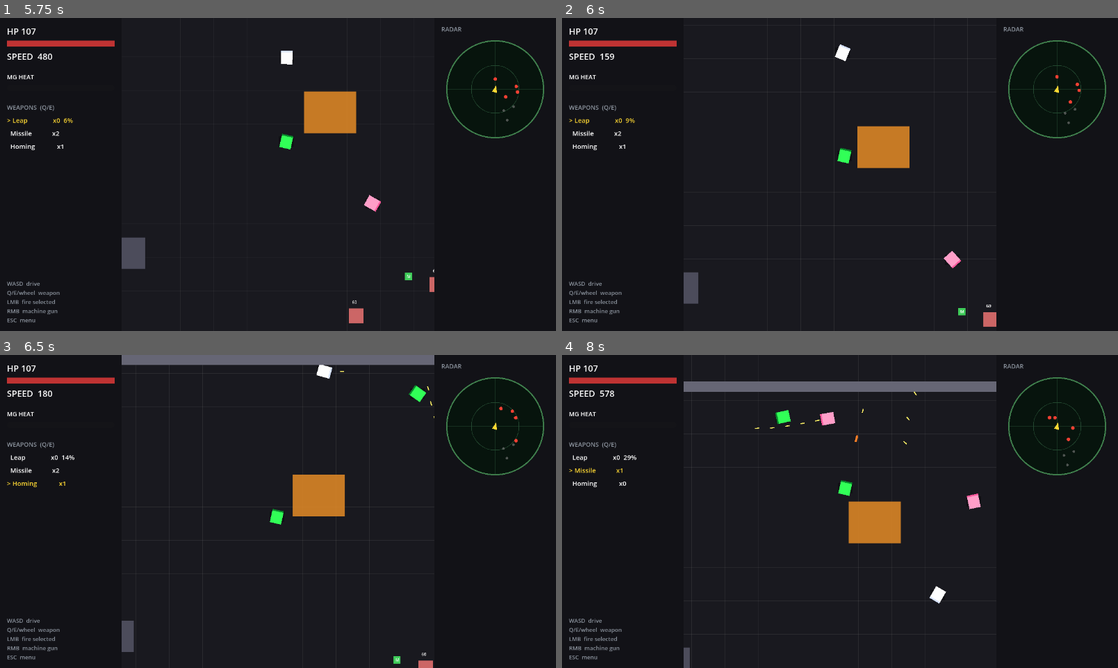
Above: before the commit, frames 1-4 (two rows, left to right).
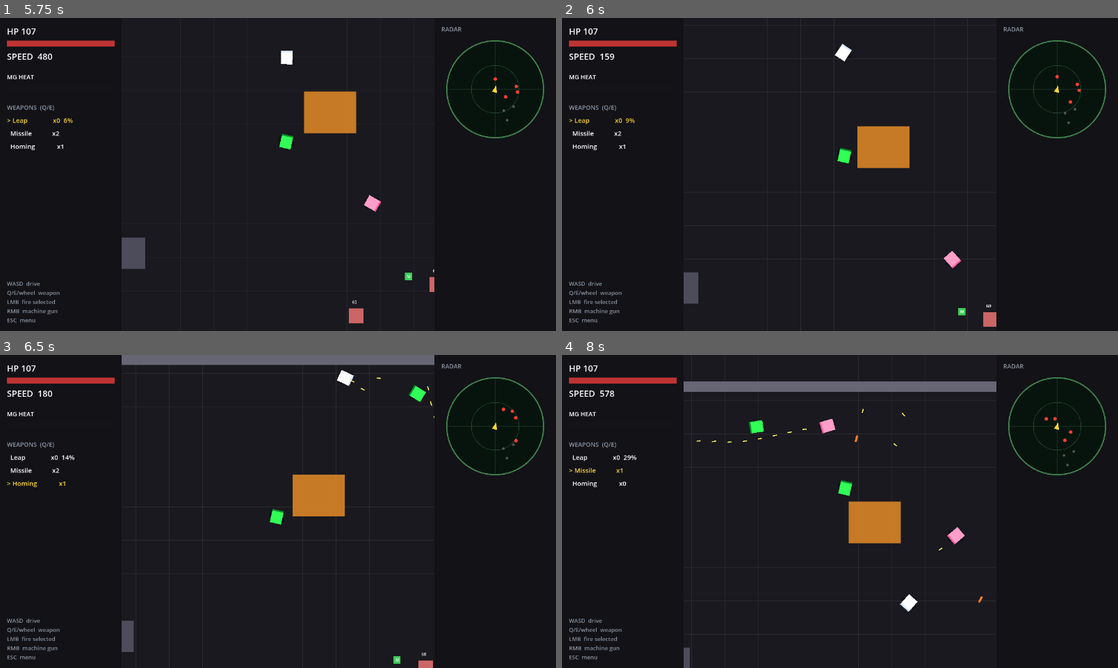
Above: after the commit, the same moments.

Repository: b3p3k0/bentchrome
Game: Godot game, scene res://ui/title.tscn
The game is run twice, just before and just after one commit, with the same random seed, the same clock (stepped at 60 frames per second) and the same inputs.
Inputs (mouse positions are in pixels of both pictures, inside the frame that each line leads up to):
- Up to frame 1 (5.75 s): tap Enter (select_confirm) at 0.5 s; move the mouse to (400, 158) at 0.52 s; hold D (move_right) 0.53-1.25 s; right-click (400, 158) at 0.6 s; tap Space at 0.77, 3.77 s; click (400, 158) at 0.8 s; drag from (166, 190) to (294, 18) at 1.27 s; move the mouse to (333, 105) at 2.02 s; hold D (move_right) 2.03-2.75 s; tap E (weapon_next) at 2.1 s; tap Q (weapon_prev) at 2.3 s; drag from (250, 237) to (278, 174) at 2.77 s; move the mouse to (444, 221) at 3.52 s; hold A (move_left) 3.53-4.25 s; right-click (444, 221) at 3.6 s; click (444, 221) at 3.8 s; tap Escape (pause) at 4.15 s; click "Restart" at 4.25 s; drag from (111, 127) to (278, 174) at 5.02 s
- Up to frame 2 (6 s): move the mouse to (867, 174) at 5.77 s; hold S (move_down) from 5.78 s (still down); hold Enter (select_confirm) from 5.78 s (still down); click (867, 174) at 5.92 s
- Up to frame 3 (6.5 s): keep holding S (move_down); keep holding Enter (select_confirm); tap Q (weapon_prev) at 6.05 s
- Up to frame 4 (8 s): release S (move_down) at 6.5 s; release Enter (select_confirm) at 6.5 s; drag from (756, 433) to (1006, 445) at 6.52 s; move the mouse to (962, 495) at 7.27 s; hold W (move_up) from 7.28 s (still down); tap Q (weapon_prev) at 7.35 s; tap Space at 7.52 s; click (962, 495) at 7.55 s

Frame 1 is identical in both runs. In frame 2, less than 0.1% of the frame differs, in the area x 49-90%, y 8-20%; in frame 3, 0.2%; in frame 4, 0.8%, in the area x 24-93%, y 11-82%.

Commit message:
Fix corner trap: real-velocity stuck sensing + CLEAR commit phase
Repro'd the top-right corner pin headlessly and fixed three stacked
causes: (1) CharacterBody2D.velocity stays high (400+) while wedged, so
the stuck detector never tripped — it now senses get_real_velocity()
(actual displacement); (2) UNSTICK's early exit compared raw speed,
which our own reversing exceeded — now forward-speed only, and the
escape swing is committed once at entry so feelers can't flip it
mid-reverse; (3) after unstick, evade steered straight back in — a new
CLEAR phase (0.7s) commits to open space first, and a wall dead ahead
now outweighs 'directly away from threat' while evading.

Also decouples vehicle/player_driver/pause_menu from compile-time
autoload identifiers (path lookups / preload consts) so the real arena
scene loads under headless -s, enabling tests/test_corner_escape.gd:
pin Enemy1 in the corner vs an approaching player, assert it gets
500px clear (escapes in ~3s). Runner await + SUITES wiring rides with
the level-editor stream's run_tests.gd changes.

Co-Authored-By: Claude Fable 5 <noreply@anthropic.com>

Diff:
--- /dev/null
+++ b/tests/test_corner_escape.gd
@@ -0,0 +1,48 @@
+extends RefCounted
+## Integration repro for the corner trap: an enemy pinned in the arena's
+## top-right corner (walls meet at 1500, -1300) while fleeing the player must
+## back out and get clear instead of grinding into the walls. Runs the real
+## arena scene and pumps physics frames (the runner awaits test methods).
+
+const ArenaScene := preload("res://levels/arena/arena.tscn")
+
+const CORNER := Vector2(1500.0, -1300.0)
+const ESCAPE_DIST := 500.0
+const MAX_FRAMES := 360  # 6s at 60 Hz; a working escape takes ~2-3s
+
+var t
+
+func _init(runner) -> void:
+	t = runner
+
+func test_pinned_enemy_escapes_top_right_corner() -> void:
+	var arena = ArenaScene.instantiate()
+	t.root.add_child(arena)
+	t.current_scene = arena  # weapon mounts spawn projectiles into current_scene
+	var enemy = arena.get_node("Enemy1")
+	var player = arena.get_node("Vehicle")
+	# Recreate the report: enemy tucked into the corner nose-first, player
+	# pressuring from the open arena so "away from threat" points into the walls.
+	enemy.global_position = Vector2(1420.0, -1220.0)
+	enemy.heading = -PI / 4
+	player.global_position = Vector2(1000.0, -800.0)
+	# Force flee mode (HP under the aggressor threshold) but keep it unkillable
+	# so a stray shot can't end the test early.
+	var health = enemy.get_node("Health")
+	health.hp = 5.0
+	health.invulnerable = true
+	# Park the other combatants out of scan range so nothing rams it free.
+	for name in ["Enemy2", "Enemy3", "Enemy4"]:
+		arena.get_node(name).global_position = Vector2(-1300.0, 1400.0)
+
+	var escaped_at := -1
+	for i in MAX_FRAMES:
+		await t.physics_frame
+		if enemy.global_position.distance_to(CORNER) > ESCAPE_DIST:
+			escaped_at = i
+			break
+	t.check(escaped_at >= 0, "corner: pinned enemy gets 500px clear within 6s (escaped_at=%d)" % escaped_at)
+
+	t.current_scene = null
+	t.root.remove_child(arena)
+	arena.free()
--- a/tests/test_enemy_driver.gd
+++ b/tests/test_enemy_driver.gd
@@ -47,11 +47,14 @@
 func test_unstick_intent_reverses_with_inverted_steer() -> void:
 	var d = DriverScript.new()
 	d._avoid_bias = 0.8  # blocked on the left -> escape steers right (pre-inversion)
-	var intent: Dictionary = d._unstick_intent(0.0, 0.0)
+	d._enter_unstick(0.0, 0.0)
+	var intent: Dictionary = d._unstick_intent()
 	t.check_approx(intent["throttle"], -1.0, "unstick: full reverse")
 	t.check_approx(intent["steer"], -0.8, "unstick: steer inverted for reversing")
 	t.check(not intent["fire_mg"], "unstick: holds fire")
 	d._avoid_bias = 0.0  # nothing blocked -> swing toward the target bearing
-	var toward: Dictionary = d._unstick_intent(0.0, 1.0)
-	t.check_approx(toward["steer"], -1.0, "unstick: falls back to target bearing")
+	d._enter_unstick(0.0, 1.0)
+	t.check_approx(d._unstick_intent()["steer"], -1.0, "unstick: falls back to target bearing")
+	d._avoid_bias = -0.9  # commit holds even if the feelers flip afterward
+	t.check_approx(d._unstick_intent()["steer"], -1.0, "unstick: escape swing stays committed")
 	d.free()
--- a/ui/pause_menu.gd
+++ b/ui/pause_menu.gd
@@ -2,6 +2,9 @@
 ## ESC pause menu: Resume / Restart / Quit to Title / Quit Desktop.
 ## Instanced per-level (arena.gd). Runs while the tree is paused
 ## (PROCESS_MODE_ALWAYS); everything else freezes on get_tree().paused.
+
+const IR := preload("res://game/input_router.gd")  # consts, not the autoload —
+												   # compiles under headless -s
 
 var _resume_btn: Button
 
@@ -12,7 +15,7 @@
 	_build_ui()
 
 func _unhandled_input(event: InputEvent) -> void:
-	if event.is_action_pressed(InputRouter.ACTION_PAUSE):
+	if event.is_action_pressed(IR.ACTION_PAUSE):
 		get_viewport().set_input_as_handled()
 		_set_paused(not visible)
 
@@ -24,11 +27,15 @@
 
 func _on_restart() -> void:
 	_set_paused(false)
-	SceneFlow.to_arena()
+	var flow := get_node_or_null(^"/root/SceneFlow")
+	if flow:
+		flow.to_arena()
 
 func _on_quit_title() -> void:
 	_set_paused(false)
-	SceneFlow.to_title()
+	var flow := get_node_or_null(^"/root/SceneFlow")
+	if flow:
+		flow.to_title()
 
 func _build_ui() -> void:
 	var dim := ColorRect.new()
--- a/vehicles/drivers/enemy_driver.gd
+++ b/vehicles/drivers/enemy_driver.gd
@@ -29,7 +29,7 @@
 	"opp": {"near": 260.0, "far": 560.0, "flee": 0.35, "w_near": 0.3, "w_weak": 1.0, "flank": 0.0},
 }
 
-enum Mode { PURSUE, EVADE, UNSTICK }
+enum Mode { PURSUE, EVADE, UNSTICK, CLEAR }
 const SCAN := 1200.0
 const FIRE_RANGE := 1000.0
 
@@ -38,6 +38,8 @@
 const STUCK_TRIP := 0.6          # seconds of stuckness before the escape kicks in
 const UNSTICK_TIME := 1.0        # how long to back out
 const UNSTICK_EXIT_SPEED := 140.0  # moving this fast again = free early
+const CLEAR_TIME := 0.7          # post-unstick commit: drive to open space
+								 # before target logic can steer back in
 
 # Obstacle feelers: walls + blocks only (mask 2|4) — car contact is gameplay.
 const FEELER_MASK := 6
@@ -57,6 +59,8 @@
 var _blocked := false    # center feeler hit close ahead
 var _stuck_t := 0.0
 var _unstick_t := 0.0
+var _unstick_steer := 0.0  # committed at UNSTICK entry so the swing can't flip sides
+var _clear_t := 0.0
 
 ## Normalizes a mix and blends the pure trait sets (zero mix = pure aggressor).
 static func blend_params(m: Vector3) -> Dictionary:
@@ -91,13 +95,39 @@
 
 	_update_feelers(vehicle)
 
+	# Stuck sensing must use ACTUAL displacement, not vehicle.velocity — wedged
+	# in a corner, move_and_slide is fully blocked while velocity stays high
+	# (400+), so get_speed() lies. get_real_velocity() reports what happened.
+	var real_vel: Vector2 = vehicle.get_real_velocity()
+
 	if _mode == Mode.UNSTICK:
 		_unstick_t -= delta
-		if _unstick_t <= 0.0 or vehicle.get_speed() > UNSTICK_EXIT_SPEED:
-			_mode = Mode.PURSUE
+		# Early exit only on real FORWARD speed — raw speed would trip on our
+		# own reversing (cap 180) and abort the escape almost immediately.
+		var fwd_speed: float = real_vel.dot(Vector2.RIGHT.rotated(vehicle.heading))
+		if _unstick_t <= 0.0 or fwd_speed > UNSTICK_EXIT_SPEED:
+			# Don't hand control straight back to pursue/evade — in a corner the
+			# flee direction points right back in. Commit to open space first.
+			_mode = Mode.CLEAR
+			_clear_t = CLEAR_TIME
 			_stuck_t = 0.0
 		else:
-			return _unstick_intent(vehicle.heading, bearing)
+			return _unstick_intent()
+
+	if _mode == Mode.CLEAR:
+		_clear_t -= delta
+		if _clear_t <= 0.0:
+			_mode = Mode.PURSUE
+		else:
+			if _update_stuck(real_vel.length(), true, delta):
+				_enter_unstick(vehicle.heading, bearing)
+				return _unstick_intent()
+			return {
+				"throttle": 1.0,
+				"steer": clampf(_avoid_bias * 2.0, -1.0, 1.0),
+				"fire_mg": false,
+				"fire_selected": false,
+			}
 
 	if vehicle.get_hp_fraction() < _flee:
 		_mode = Mode.EVADE
@@ -109,9 +139,12 @@
 	var intent: Dictionary
 	if _mode == Mode.EVADE:
 		var away := wrapf(bearing + PI - vehicle.heading, -PI, PI)
+		# A wall dead ahead outranks "directly away from the threat" — slide
+		# along it instead of pinning yourself (the corner trap).
+		var away_gain := 0.6 if _blocked else 2.0
 		intent = {
 			"throttle": 1.0 if absf(away) < 1.2 else 0.3,
-			"steer": clampf(away * 2.0 + _avoid_bias * AVOID_GAIN, -1.0, 1.0),
+			"steer": clampf(away * away_gain + _avoid_bias * AVOID_GAIN, -1.0, 1.0),
 			"fire_mg": false,
 			"fire_selected": false,
 		}
@@ -128,10 +161,9 @@
 			"fire_selected": false,
 		}
 
-	if _update_stuck(vehicle.get_speed(), absf(intent["throttle"]) > 0.5, delta):
-		_mode = Mode.UNSTICK
-		_unstick_t = UNSTICK_TIME
-		return _unstick_intent(vehicle.heading, bearing)
+	if _update_stuck(real_vel.length(), absf(intent["throttle"]) > 0.5, delta):
+		_enter_unstick(vehicle.heading, bearing)
+		return _unstick_intent()
 	return intent
 
 ## Accumulates stuckness (trying to move but barely moving); trips once per
@@ -146,16 +178,23 @@
 		return true
 	return false
 
-## Back out of the pin: full reverse, swinging the nose toward the escape
-## direction (away from the blocked side, else toward the target). Steering is
-## sign-inverted because the controller flips steer while reversing.
-func _unstick_intent(heading: float, bearing: float) -> Dictionary:
+## Commits the escape swing once at entry (away from the blocked side, else
+## toward the target) so the feelers can't flip it side-to-side mid-reverse.
+func _enter_unstick(heading: float, bearing: float) -> void:
+	_mode = Mode.UNSTICK
+	_unstick_t = UNSTICK_TIME
 	var desired := _avoid_bias
 	if absf(desired) < 0.05:
 		desired = clampf(wrapf(bearing - heading, -PI, PI), -1.0, 1.0)
+	_unstick_steer = clampf(desired, -1.0, 1.0)
+
+## Back out of the pin: full reverse, swinging the nose toward the committed
+## escape direction. Steering is sign-inverted because the controller flips
+## steer while reversing.
+func _unstick_intent() -> Dictionary:
 	return {
 		"throttle": -1.0,
-		"steer": -clampf(desired, -1.0, 1.0),
+		"steer": -_unstick_steer,
 		"fire_mg": false,
 		"fire_selected": false,
 	}
--- a/vehicles/drivers/player_driver.gd
+++ b/vehicles/drivers/player_driver.gd
@@ -1,13 +1,18 @@
 class_name PlayerDriver
 extends Driver
 ## Reads the player's keyboard/gamepad input (steer-to-drive) as intent.
+## Action names come from the InputRouter script's consts (not the autoload
+## identifier) so this compiles under headless -s test runs, where project
+## autoloads are never registered.
+
+const IR := preload("res://game/input_router.gd")
 
 func get_intent(_vehicle, _delta: float) -> Dictionary:
 	return {
-		"throttle": Input.get_axis(InputRouter.ACTION_MOVE_DOWN, InputRouter.ACTION_MOVE_UP),
-		"steer": Input.get_axis(InputRouter.ACTION_MOVE_LEFT, InputRouter.ACTION_MOVE_RIGHT),
-		"fire_mg": Input.is_action_pressed(InputRouter.ACTION_FIRE_MG),
-		"fire_selected": Input.is_action_pressed(InputRouter.ACTION_FIRE_SELECTED),
-		"weapon_prev": Input.is_action_just_pressed(InputRouter.ACTION_WEAPON_PREV),
-		"weapon_next": Input.is_action_just_pressed(InputRouter.ACTION_WEAPON_NEXT),
+		"throttle": Input.get_axis(IR.ACTION_MOVE_DOWN, IR.ACTION_MOVE_UP),
+		"steer": Input.get_axis(IR.ACTION_MOVE_LEFT, IR.ACTION_MOVE_RIGHT),
+		"fire_mg": Input.is_action_pressed(IR.ACTION_FIRE_MG),
+		"fire_selected": Input.is_action_pressed(IR.ACTION_FIRE_SELECTED),
+		"weapon_prev": Input.is_action_just_pressed(IR.ACTION_WEAPON_PREV),
+		"weapon_next": Input.is_action_just_pressed(IR.ACTION_WEAPON_NEXT),
 	}
--- a/vehicles/vehicle.gd
+++ b/vehicles/vehicle.gd
@@ -52,8 +52,10 @@
 func _ready() -> void:
 	if stats == null and faction == &"player":
 		# Player car comes from the picker (GameState); fall back to Ghost so a
-		# direct/dev arena launch still works.
-		var id: StringName = GameState.selected_vehicle_id
+		# direct/dev arena launch still works. Autoload fetched by path so this
+		# script compiles in headless -s test runs (no autoloads there).
+		var gs := get_node_or_null(^"/root/GameState")
+		var id: StringName = gs.selected_vehicle_id if gs else &""
 		var path := "res://data/vehicles/ghost.tres"
 		if id != &"":
 			path = "res://data/vehicles/%s.tres" % id
